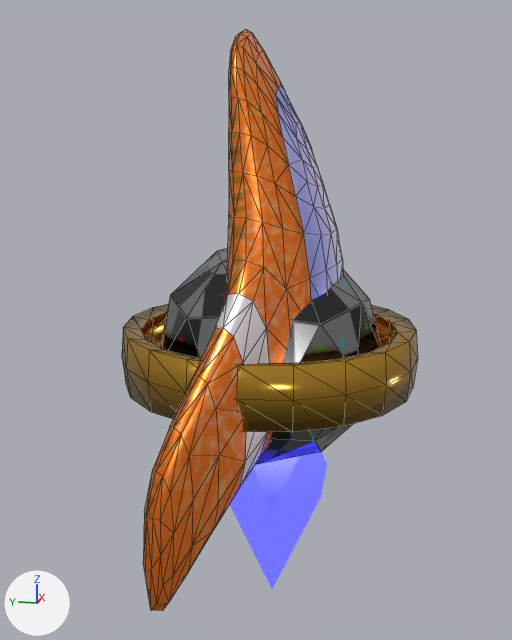
The glTF model assets/models.glb as it was, and as the next commit left it.
Camera for both pictures: a 50 mm lens placed at (-5.26, -0.95, 1.56), pointed at (0.01, 0.11, 0.24). The axes (+X, +Y, +Z) are drawn at lower left. The lights are the same throughout. Mesh edges are drawn as thin lines. Objects named as collision shapes, trigger or cutter boxes, shadow casters or lower levels of detail are left out. Where no turn or scale is listed for an object, it has been applied to the vertices.

Objects in the first picture: 'cargo-band', 'cargo-crystal', 'ship-display'.
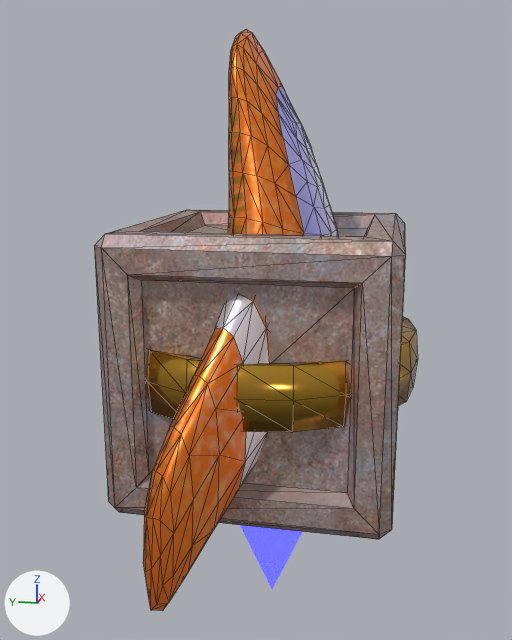
The change, as a list of edits to the scene's bpy script:
```text
Add img_crate:
    img_crate = load_image('crate', '_unpacked/crate', 512, 512, 'sRGB')
Add mat_crate:
    mat_crate = principled_material('crate')
    mat_crate.texture = img_crate
    mat_crate.metallic = 0.777
    mat_crate.roughness = 0.655
Add me_crate_metal:
    me_crate_metal.from_pydata(...)  # 72 vertices, 140 faces; spans x -1.0..1.0, y -1.0..1.0, z -1.0..1.0
    me_crate_metal.materials.append(mat_crate)  # picture img_crate
Add ob_crate_metal:
    ob_crate_metal = bpy.data.objects.new('crate-metal', me_crate_metal)
    ob_crate_metal.location = (0.0, 0.0, 0.0)
```

Boxes (x1, y1, x2, y2) around the edits, measured in the pictures (512 x 640 px):
'crate-metal', added: after (94, 210, 406, 539)
'cargo-crystal', unchanged, covered by the edit: before (161, 248, 381, 464)
